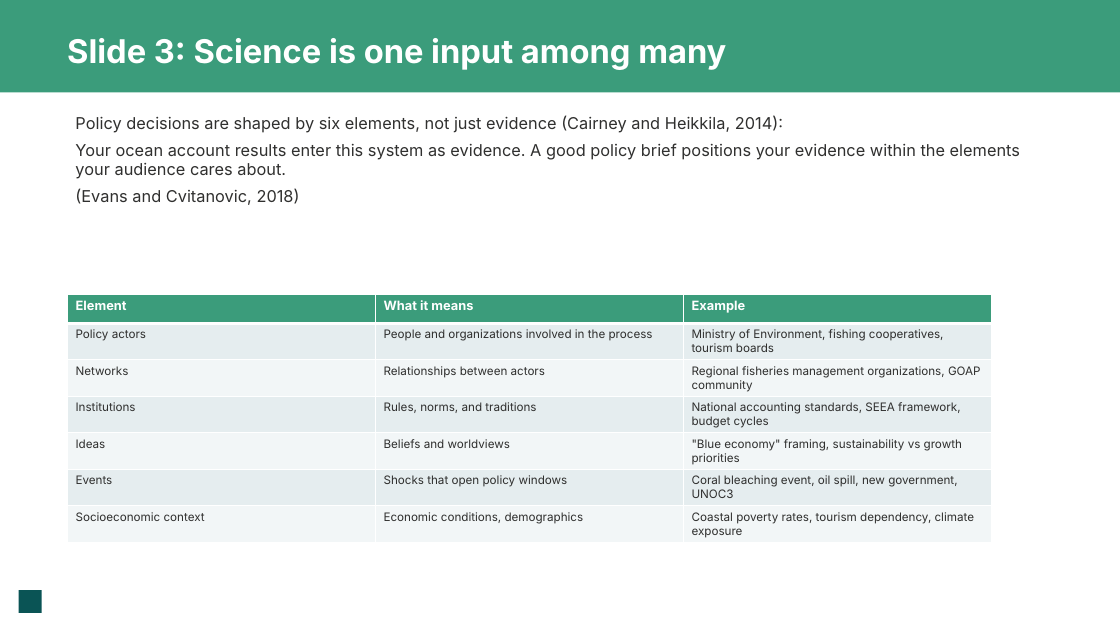
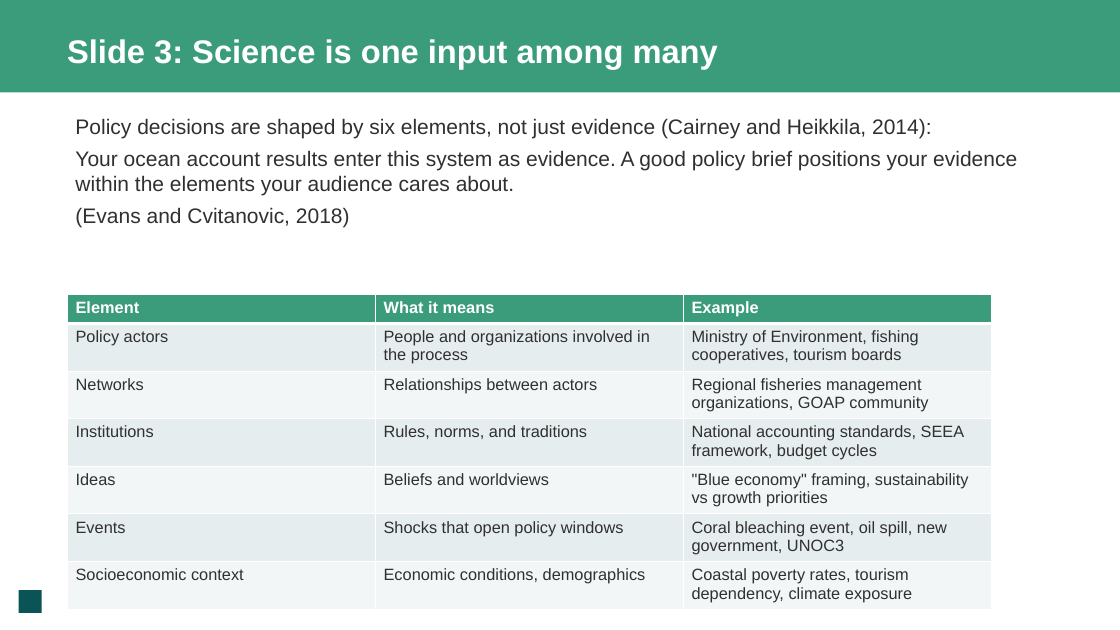
Before and after one commit to MariaGAlarcon/ocean-accounts-expert, a slide deck: slide 4 of s-s-event-bogor/sessions/day-3/policy-brief-clinic/policy-brief-slides.pptx. Drawn at 1120x630 pixels with LibreOffice and Linux fonts; fonts in the diff are those of the drawing; background and template pictures are left out. Boxes give left, top, right and bottom in pixels: in the first picture for what was removed or moved away, otherwise in the second. Text is boxed around its words. In the diff, an @@ line names an element or a change of style, - is before the commit and + after.

```diff
--- a/s-s-event-bogor/sessions/day-3/policy-brief-clinic/policy-brief-slides.pptx
+++ b/s-s-event-bogor/sessions/day-3/policy-brief-clinic/policy-brief-slides.pptx
@@ rectangle "Slide 3: Science is one ..." at box(0, 0, 1120, 92): font Inter to Arial @@
@@ text "Policy decisions are shaped by ..." at box(75, 118, 1017, 228): size 14 to 18 pt, font Inter to Arial @@
@@ table at box(67, 294, 992, 606) @@
@@ size 11 to 14 pt in "Element", "What it means", "Example" @@
@@ font Inter to Arial, size 10 to 14 pt @@
```
Also in this commit, not shown: 14 other slides changed, 2 other files.
